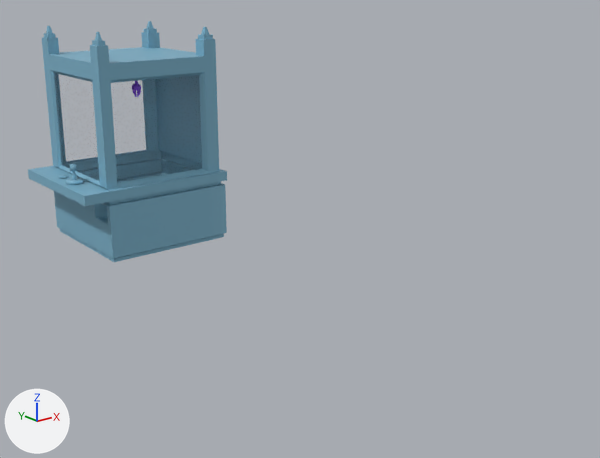
One commit to the glTF model modeles/Machine-pince.glb: the scene before it, then after it.
Both versions are drawn from a 50 mm lens placed at (-36.6, -67.4, 23.8), pointed at (0.0, -21.7, 5.5). The axes (+X, +Y, +Z) are drawn at lower left. The lights are the same throughout. Where no turn or scale is listed for an object, it has been applied to the vertices.

Objects in the first picture: 'Machine à pinces'.
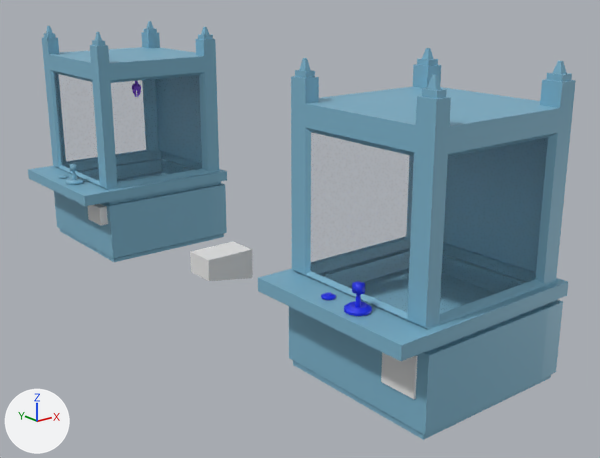
Boxes (x1, y1, x2, y2) around the edits, measured in the pictures (600 x 458 px):
'Machine à pinces.001', added
    after: (258, 48, 576, 440)
'Plancher.001', added
    after: (348, 268, 496, 314)
'TrouBoolean.001', added
    after: (190, 242, 253, 281)
'Cube', added
    after: (381, 352, 418, 399)
'TrouBoolean', added
    after: (88, 204, 108, 225)
'Support-manette.001', added
    after: (344, 301, 372, 316)
'Sphere_manette.001', added
    after: (352, 281, 365, 295)
'Bouton-manette.001', added
    after: (321, 293, 336, 300)
'Manette.001', added
    after: (355, 294, 361, 307)

The change, as a diff of the scene's bpy script:
```diff
--- a/modeles/Machine-pince.glb.py
+++ b/modeles/Machine-pince.glb.py
@@ me_cube_019 @@
+me_cube_019.from_pydata([(-1.44, -1.17, -0.45), (-1.44, -1.17, 1.07), (-1.44, 1.17, -0.45), (-1.44, 1.17, 1.07), (2.19, -1.17, -1.07), (2.19, -1.17, 1.07), (2.19, 1.17, -1.07), (2.19, 1.17, 1.07)], [], [(0, 1, 3), (0, 3, 2), (6, 7, 5), (6, 5, 4), (2, 3, 7), (2, 7, 6), (4, 5, 1), (4, 1, 0), (2, 6, 4), (2, 4, 0), (1, 5, 7), (1, 7, 3)])
@@ ob_trouboolean_001 @@
+ob_trouboolean_001 = bpy.data.objects.new('TrouBoolean.001', me_cube_019)
+ob_trouboolean_001.location = (-6.65, -20.71, 3.8)
@@ ob_trouboolean @@
+ob_trouboolean = bpy.data.objects.new('TrouBoolean', me_cube_008)  # 12 vertices, 18 faces; spans x -1.44..2.19, y -1.17..1.17, z -1.07..1.07
+ob_trouboolean.location = (-6.65, -4.1, 3.8)
@@ ob_cube @@
+ob_cube = bpy.data.objects.new('Cube', me_cube_020)  # a box spanning x -4.0..4.0, y -4.0..4.0, z -4.0..4.0
+ob_cube.location = (-5.77, -39.5, 3.48)
+ob_cube.scale = (-0.45, -0.307, -0.307)
@@ ob_plancher_001 @@
+ob_plancher_001 = bpy.data.objects.new('Plancher.001', me_plan_005)  # 11 vertices, 9 faces; spans x -4.27..7.24, y -4.35..7.34, z -0.01..0.03
+ob_plancher_001.location = (-3.2, -37.24, 4.07)
@@ ob_rails_verticaux_001 @@
+ob_rails_verticaux_001 = bpy.data.objects.new('Rails verticaux.001', me_cube_005.copy())  # the mesh of ob_rails_verticaux
+ob_rails_verticaux_001.location = (-6.07, -35.98, 15.58)
@@ ob_bouton_manette_001 @@
+ob_bouton_manette_001 = bpy.data.objects.new('Bouton-manette.001', me_cercle_004)  # 160 vertices, 316 faces; spans x -0.411..0.411, y -0.411..0.411, z 0.0..0.185; in mat_manette (blue #162ae7)
+ob_bouton_manette_001.location = (-8.46, -34.81, 6.36)
@@ ob_machine_à_pinces_001 @@
+ob_machine_à_pinces_001 = bpy.data.objects.new('Machine à pinces.001', me_plan_004)  # 326 vertices, 637 faces; spans x -9.7..4.1, y -6.0..5.9, z 0.0..19.0
+ob_machine_à_pinces_001.location = (0.0, -35.7, 0.0)
@@ ob_sphere_manette_001 @@
+ob_sphere_manette_001 = bpy.data.objects.new('Sphere_manette.001', me_cube_010)  # a box spanning x -0.218..0.218, y -0.268..0.268, z -0.218..0.331; in mat_manette (blue #162ae7)
+ob_sphere_manette_001.location = (-8.47, -37.26, 7.59)
@@ ob_manette_001 @@
+ob_manette_001 = bpy.data.objects.new('Manette.001', me_cercle_005)  # 64 vertices, 94 faces; spans x -0.168..0.166, y -0.174..0.16, z 0.253..1.237; in mat_manette (blue #162ae7)
+ob_manette_001.location = (-8.46, -37.22, 6.36)
@@ ob_support_manette_001 @@
+ob_support_manette_001 = bpy.data.objects.new('Support-manette.001', me_cercle_003)  # 128 vertices, 222 faces; spans x -0.738..0.738, y -0.738..0.738, z 0.0..0.327; in mat_manette (blue #162ae7)
+ob_support_manette_001.location = (-8.46, -37.22, 6.36)
```
